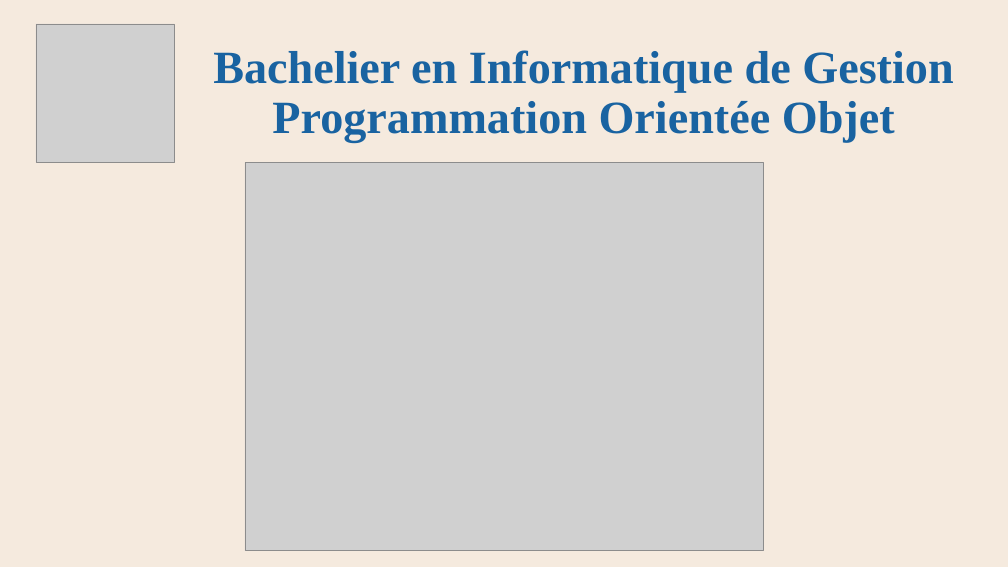
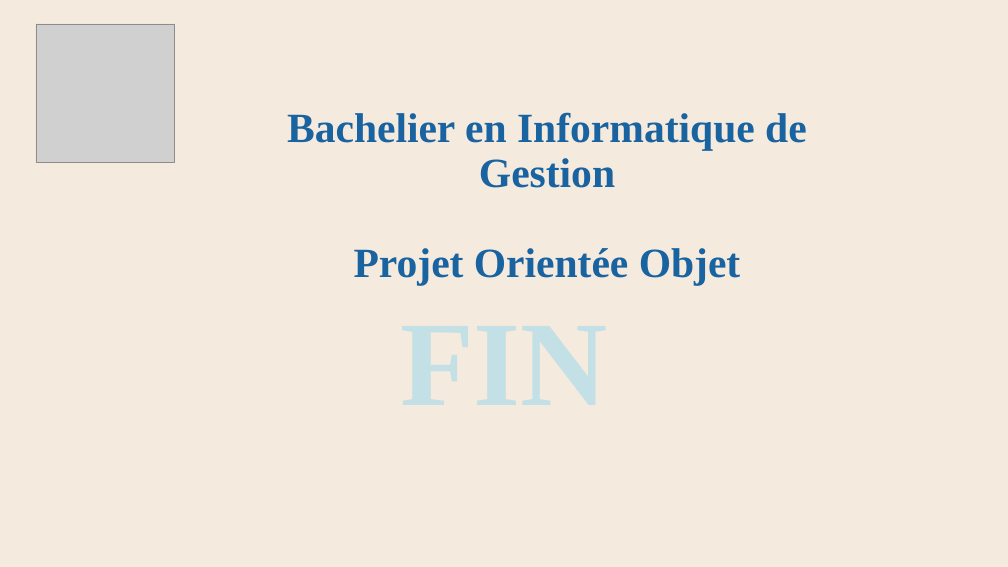
Before and after one commit to AlainWafflard/4IPO3, a slide deck: slide 72 of 17-POO-design-pattern/syllabus_17.pptx (slide 77 before the commit). Drawn at 1008x567 pixels with LibreOffice and Linux fonts; fonts in the diff are those of the drawing; grey boxes stand for pictures; background and template pictures are left out. Boxes give left, top, right and bottom in pixels: in the first picture for what was removed or moved away, otherwise in the second. Text is boxed around its words. In the diff, an @@ line names an element or a change of style, - is before the commit and + after.

```diff
--- a/17-POO-design-pattern/syllabus_17.pptx
+++ b/17-POO-design-pattern/syllabus_17.pptx
@@ title at box(287, 112, 807, 285): text changed; size 44 to 39.6 pt @@
-Bachelier en Informatique de Gestion
-Programmation Orientée Objet
+Bachelier en Informatique de Gestion
+Projet Orientée Objet
@@ picture removed at box(245, 163, 763, 551) @@
@@ subtitle added at box(126, 298, 882, 435), 115 pt, text pattern #162F33 on #C2E0E5, bold @@
+FIN
```
Also in this commit, not shown: 7 other slides changed, 1 slide added, 6 slides removed, 2 other files.
